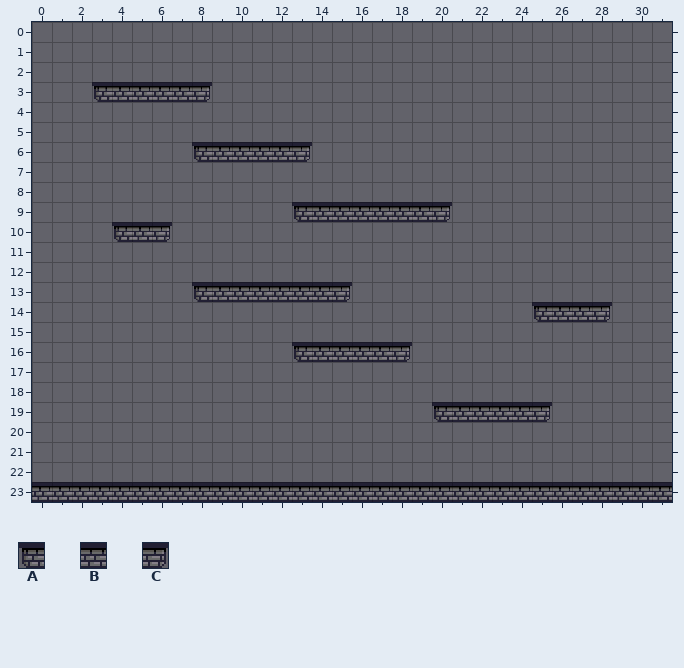
An edit to a level. Tiled map, assets/tmx/platforms_test.tmx. The first picture shows the starting point.
Cells are 25x25 px. Shown: x 0..31, y 0..23. The commit also replaced the tileset; all pictures use the new one.
Key: from "float_tiles": A 0, B 1, C 2.
_ is an empty cell.
Layer "platforms" before, first column x 0:
 0 ________________________________
 1 ________________________________
 2 ________________________________
 3 ___ABBBBC_______________________
 4 ________________________________
 5 ________________________________
 6 ________ABBBBC__________________
 7 ________________________________
 8 ________________________________
 9 _____________ABBBBBBC___________
10 ____ABC_________________________
11 ________________________________
12 ________________________________
13 ________ABBBBBBC________________
14 _________________________ABBC___
15 ________________________________
16 _____________ABBBBC_____________
17 ________________________________
18 ________________________________
19 ____________________ABBBBC______
20 ________________________________
21 ________________________________
22 ________________________________
23 BBBBBBBBBBBBBBBBBBBBBBBBBBBBBBBB
And afterwards:
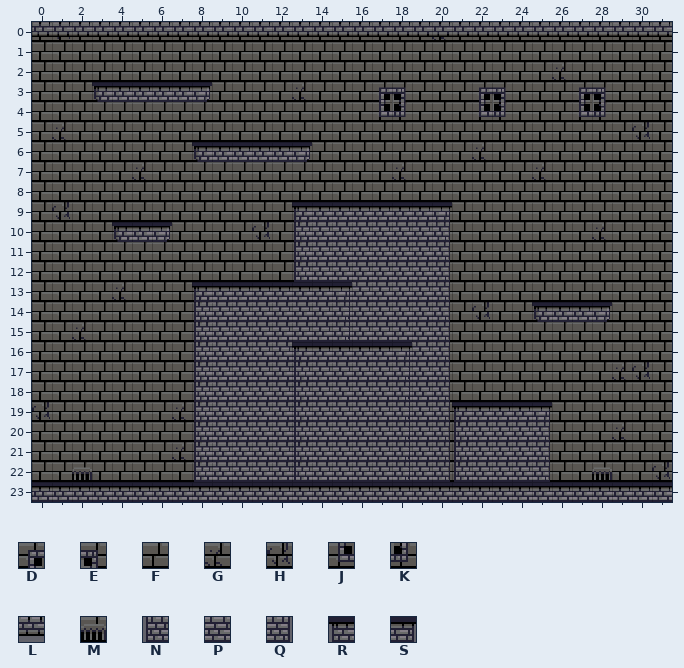
Further tiles: from "float_tiles": D 3, E 4, F 5, G 6, H 7, J 8, K 9, L 10, M 12, N 13, P 14, Q 15, R 16, S 17.
Tiles of an added or newly shown layer are drawn over the layers below it.
Difference:
Layer "background" (added):
y 0: x 0..31 ________________________________ -> FHFFFFFFFFFFFFFFFFFFGFFFFFFFFFFF
y 1: x 0..31 ________________________________ -> FFFFFFFFFFFFFFFFFFFFFFFFFFFFFFFF
y 2: x 0..31 ________________________________ -> FFFFFFFFFFFFFFFFFFFFFFFFFFGFFFFF
y 3: x 0..3 ____ -> FFFF; x 8..31 ________________________ -> FFFFFGFFFDEFFFDEFFFDEFFF
y 4: x 0..31 ________________________________ -> FFFFFFFFFFFFFFFFFJKFFFJKFFFJKFFF
y 5: x 0..31 ________________________________ -> FGFFFFFFFFFFFFFFFFFFFFFFFFFFFFHF
y 6: x 0..8 _________ -> FFFFFFFFF; x 13..31 ___________________ -> FFFFFFFFFGFFFFFFFFF
y 7: x 0..31 ________________________________ -> FFFFFGFFFFFFFFFFFFGFFFFFFGFFFFFF
y 8: x 0..31 ________________________________ -> FFFFFFFFFFFFFFFFFFFFFFFFFFFFFFFF
y 9: x 0..13 ______________ -> FHFFFFFFFFFFFF; x 20..31 ____________ -> FFFFFFFFFFFF
y 10: x 0..4 _____ -> FFFFF; x 6..13 ________ -> FFFFFHFF; x 20..31 ____________ -> FFFFFFFFGFFF
y 11..12: x 0..13 ______________ -> FFFFFFFFFFFFFF; x 20..31 ____________ -> FFFFFFFFFFFF
y 13: x 0..8 _________ -> FFFFGFFFF; x 15 _ -> P; x 20..31 ____________ -> FFFFFFFFFFFF
y 14: x 0..8 _________ -> FFFFFFFFF; x 15 _ -> P; x 20..25 ______ -> FFHFFF; x 28..31 ____ -> FFFF
y 15: x 0..8 _________ -> FFGFFFFFF; x 15 _ -> P; x 20..31 ____________ -> FFFFFFFFFFFF
y 16: x 0..8 _________ -> FFFFFFFFF; x 13 _ -> P; x 18 _ -> P; x 20..31 ____________ -> FFFFFFFFFFFF
y 17: x 0..8 _________ -> FFFFFFFFF; x 13 _ -> P; x 18 _ -> P; x 20..31 ____________ -> FFFFFFFFFGHF
y 18: x 0..8 _________ -> FFFFFFFFF; x 13 _ -> P; x 18 _ -> P; x 20..31 ____________ -> FFFFFFFFFFFF
y 19: x 0..8 _________ -> HFFFFFFGF; x 13 _ -> P; x 18 _ -> P; x 20..21 __ -> FF; x 25..31 _______ -> FFFFFFF
y 20: x 0..8 _________ -> FFFFFFFFF; x 13 _ -> P; x 18 _ -> P; x 20..21 __ -> FF; x 25..31 _______ -> FFFFGFF
y 21: x 0..8 _________ -> FFFFFFFGF; x 13 _ -> P; x 18 _ -> P; x 20..21 __ -> FF; x 25..31 _______ -> FFFFFFF
y 22: x 0..8 _________ -> FFMFFFFFF; x 13 _ -> P; x 18 _ -> P; x 20..21 __ -> FF; x 25..31 _______ -> FFFMFFH
Layer "platforms":
y 0: x 0..31 ________________________________ -> LLLLLLLLLLLLLLLLLLLLLLLLLLLLLLLL
y 9: x 13 A -> R; x 20 C -> S
y 10..12: x 13..20 ________ -> NPPPPPPQ
y 13: x 8 A -> R; x 15..20 C_____ -> SPPPPQ
y 14..15: x 8..20 _____________ -> NPPPPPPQPPPPQ
y 16: x 8..13 _____A -> NPPPPR; x 18..20 C__ -> SPQ
y 17..18: x 8..20 _____________ -> NPPPPNPPPPQPQ
y 19: x 8..21 ____________AB -> NPPPPNPPPPQPQR; x 25 C -> S
y 20..22: x 8..25 __________________ -> NPPPPNPPPPQPQNPPPQ
